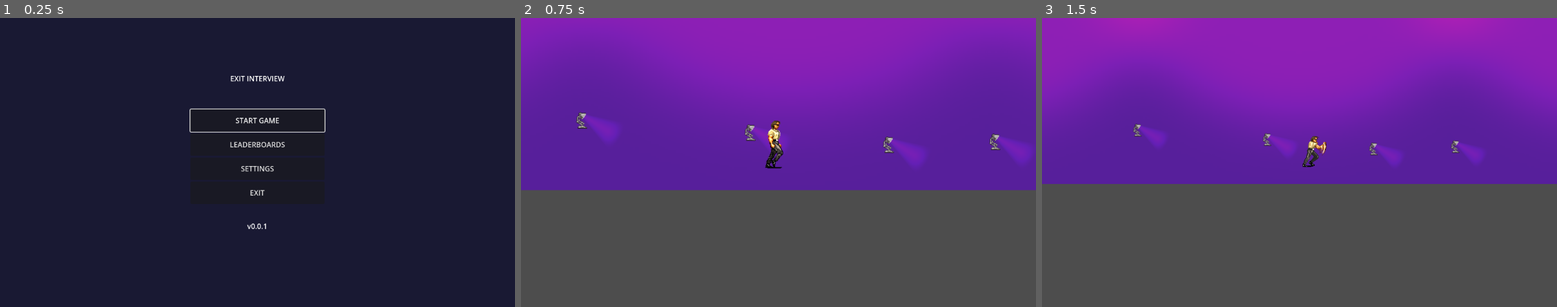
Above: before the commit, frames 1-3 (left to right).
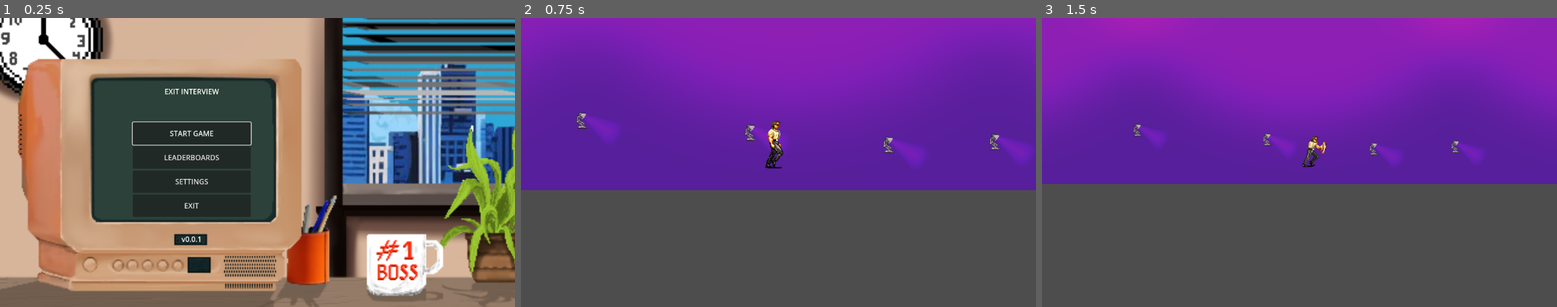
Above: after the commit, the same moments.

Repository: itlleat/twenty-second-slam
Game: Godot game, scene res://scenes/ui/main_menu.tscn
Two runs of this game, one before a commit and one after it. Both use one fixed random seed, a clock stepped at 60 frames per second and the inputs below.
Inputs (mouse positions are in pixels of both pictures, inside the frame that each line leads up to):
- Up to frame 1 (0.25 s): no input
- Up to frame 2 (0.75 s): click "START GAME" at 0.5 s
- Up to frame 3 (1.5 s): tap Enter at 1.25 s; move the mouse to (1412, 148) at 1.27 s; hold D (move_right) from 1.28 s (still down); tap R (heavy_punch) at 1.35 s

The runs differ from the first frame. In frame 1, 90% of the frame differs, in the area x 0-100%, y 0-100%; in frame 2, nothing differs; in frame 3, nothing differs.

Commit message:
added music to gameplay

Diff:
--- a/scenes/levels/office.gd
+++ b/scenes/levels/office.gd
@@ -4,6 +4,7 @@
 
 func _ready():
 	print("Office level loaded")
-
 	# Start the game timer
 	GameManager.start_game()
+	var audio_manager = get_node("GlobalAudioManager")
+	audio_manager.play_game_music()
--- a/scenes/levels/office.tscn
+++ b/scenes/levels/office.tscn
@@ -8,6 +8,7 @@
 [ext_resource type="PackedScene" uid="uid://bi32t2twn5x7q" path="res://scenes/enemies/boss.tscn" id="6_ey3sf"]
 [ext_resource type="Texture2D" uid="uid://d6pi8gw78wdb" path="res://assets/lighting/light_mask_neutral.png" id="7_1gkrr"]
 [ext_resource type="PackedScene" uid="uid://c2yhnn5sgorl2" path="res://scenes/enemies/desk_lamp.tscn" id="8_4m8q4"]
+[ext_resource type="PackedScene" uid="uid://co61hu4oj4jmi" path="res://scenes/audio/global_audio_manager.tscn" id="9_tuhfx"]
 
 [sub_resource type="RectangleShape2D" id="RectangleShape2D_0xbrh"]
 size = Vector2(2323, 1283)
@@ -32,7 +33,6 @@
 color = Color(0.37254903, 0, 0.81960785, 0.5882353)
 
 [node name="Player" parent="." instance=ExtResource("2_4xsq1")]
-visible = true
 position = Vector2(1163, -49)
 
 [node name="UI" type="CanvasLayer" parent="."]
@@ -79,3 +79,5 @@
 
 [node name="DeskLamp4" parent="." instance=ExtResource("8_4m8q4")]
 position = Vector2(824, -122)
+
+[node name="GlobalAudioManager" parent="." instance=ExtResource("9_tuhfx")]
--- a/scenes/ui/main_menu.tscn
+++ b/scenes/ui/main_menu.tscn
@@ -1,7 +1,8 @@
-[gd_scene load_steps=3 format=3 uid="uid://djhhrcybr82k0"]
+[gd_scene load_steps=4 format=3 uid="uid://djhhrcybr82k0"]
 
-[ext_resource type="Script" path="res://scripts/ui/main_menu.gd" id="1_main_menu"]
-[ext_resource type="Script" path="res://scripts/ui/volume_slider.gd" id="2_volume_slider"]
+[ext_resource type="Script" uid="uid://2lg143n4hfus" path="res://scripts/ui/main_menu.gd" id="1_main_menu"]
+[ext_resource type="Texture2D" uid="uid://160rixyyytku" path="res://assets/sprites/main_menu.png" id="2_1g8jr"]
+[ext_resource type="Script" uid="uid://dtgxmvya70wvm" path="res://scripts/ui/volume_slider.gd" id="2_volume_slider"]
 
 [node name="MainMenu" type="Control"]
 layout_mode = 3
@@ -12,14 +13,11 @@
 grow_vertical = 2
 script = ExtResource("1_main_menu")
 
-[node name="Background" type="ColorRect" parent="."]
-layout_mode = 1
-anchors_preset = 15
-anchor_right = 1.0
-anchor_bottom = 1.0
-grow_horizontal = 2
-grow_vertical = 2
-color = Color(0.1, 0.1, 0.2, 1)
+[node name="TextureRect" type="TextureRect" parent="."]
+layout_mode = 0
+offset_right = 1153.75
+offset_bottom = 650.0
+texture = ExtResource("2_1g8jr")
 
 [node name="MainContainer" type="VBoxContainer" parent="."]
 layout_mode = 1
@@ -28,10 +26,10 @@
 anchor_top = 0.5
 anchor_right = 0.5
 anchor_bottom = 0.5
-offset_left = -150.0
-offset_top = -200.0
-offset_right = 150.0
-offset_bottom = 200.0
+offset_left = -279.0
+offset_top = -171.0
+offset_right = -15.0
+offset_bottom = 183.0
 grow_horizontal = 2
 grow_vertical = 2
 
--- a/scripts/managers/global_audio_manager.gd
+++ b/scripts/managers/global_audio_manager.gd
@@ -9,3 +9,9 @@
 # Called every frame. 'delta' is the elapsed time since the previous frame.
 func _process(delta: float) -> void:
 	pass
+
+
+func play_game_music():
+	var music_player = get_node("GameplayMusicStream")
+	if music_player:
+		music_player.play()
Binary file added: assets/sprites/main_menu.png
Not shown, added: assets/sprites/main_menu.png.import
Not shown: 1 places in default_bus_layout.tres that only renumber resources
Not shown: 1 places in scenes/levels/office.tscn that only renumber resources
